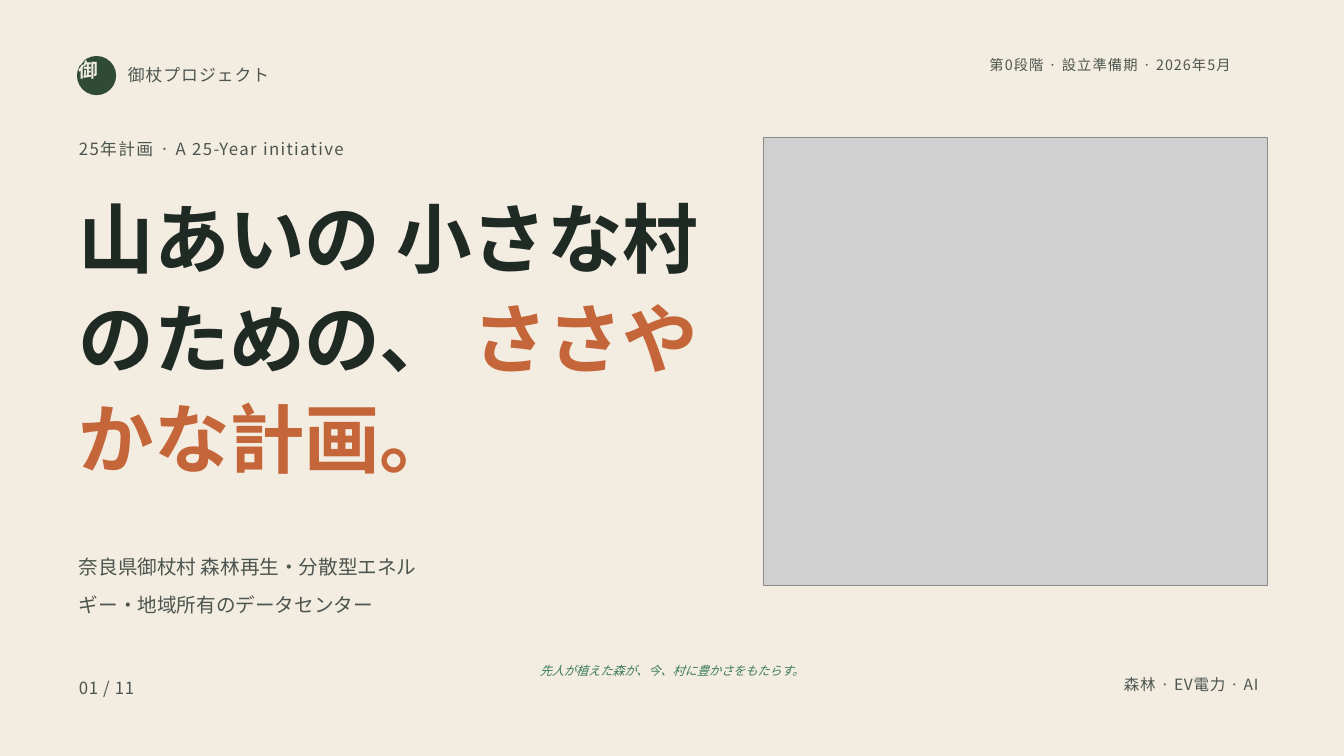
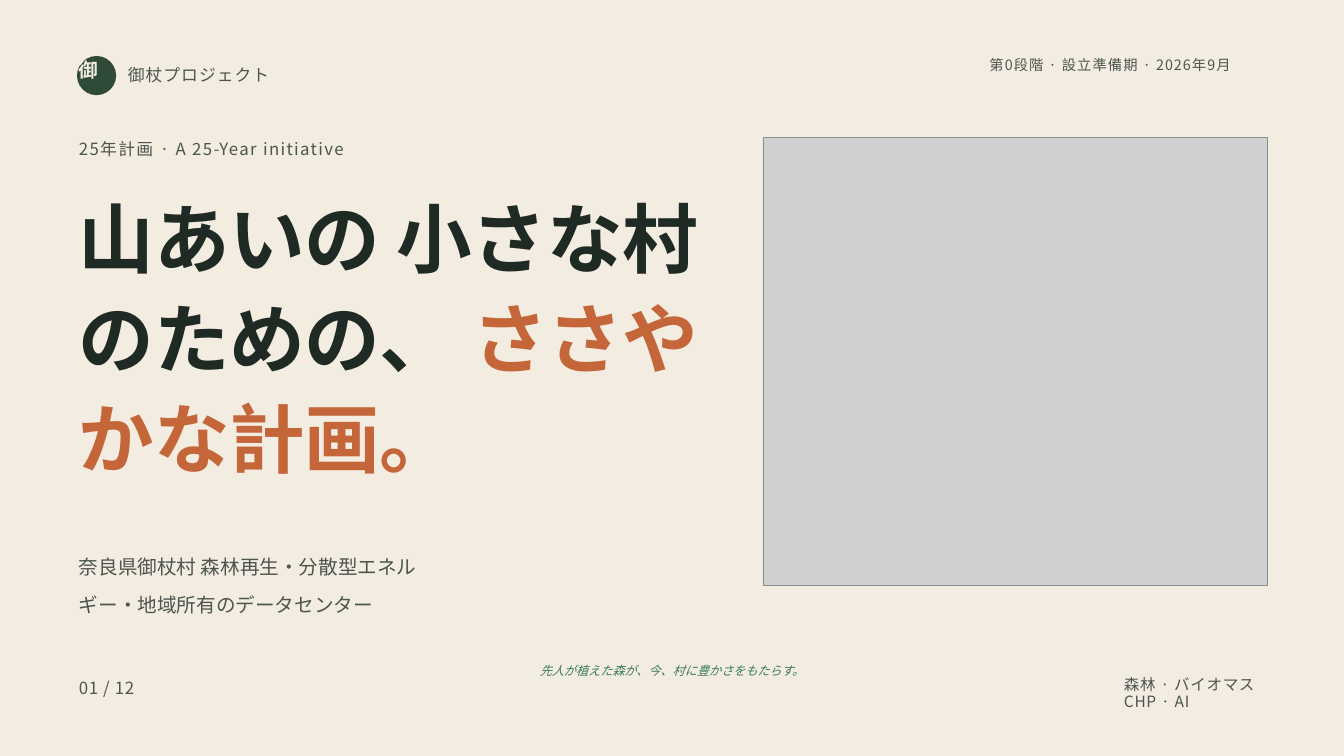
Before and after one commit to robouden/mitsue-ai-data-center, a slide deck: slide 1 of decks/Mitsue Project Presentation - 日本語.pptx. Drawn at 1344x756 pixels with LibreOffice and Linux fonts; fonts in the diff are those of the drawing; grey boxes stand for pictures. Boxes give left, top, right and bottom in pixels: in the first picture for what was removed or moved away, otherwise in the second. Text is boxed around its words. In the diff, an @@ line names an element or a change of style, - is before the commit and + after.

```diff
--- a/decks/Mitsue Project Presentation - 日本語.pptx
+++ b/decks/Mitsue Project Presentation - 日本語.pptx
@@ text at (989,58,1230,71): text changed @@
-第0段階 · 設立準備期 · 2026年5月
+第0段階 · 設立準備期 · 2026年9月
@@ text at (79,681,134,694): text changed @@
-01 / 11
+01 / 12
@@ text at (1124,677,1254,707): text changed @@
-森林 · EV電力 · AI
+森林 · バイオマスCHP · AI
```
Also in this commit, not shown: 11 other slides changed, 1 other file.
